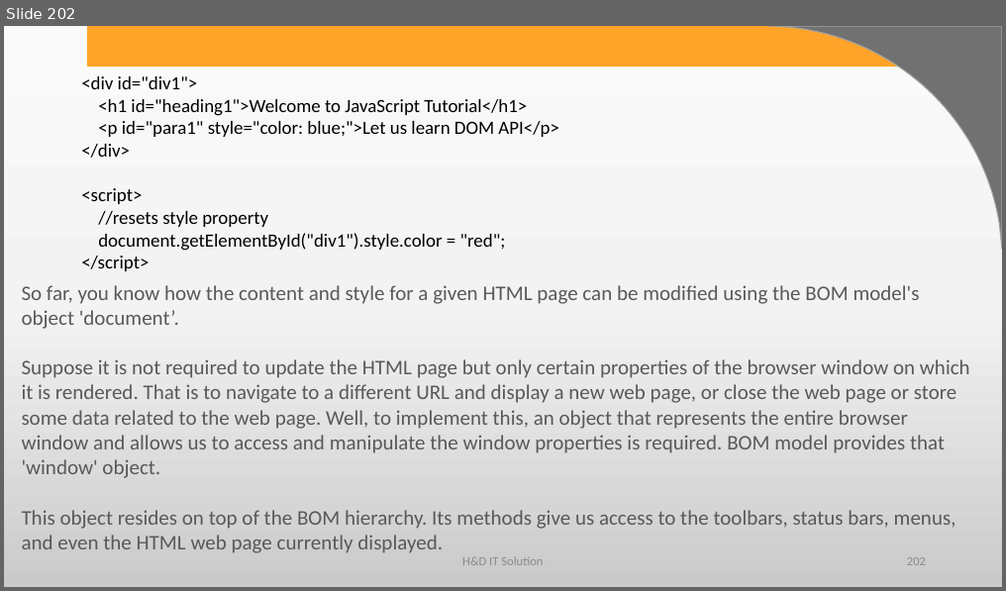
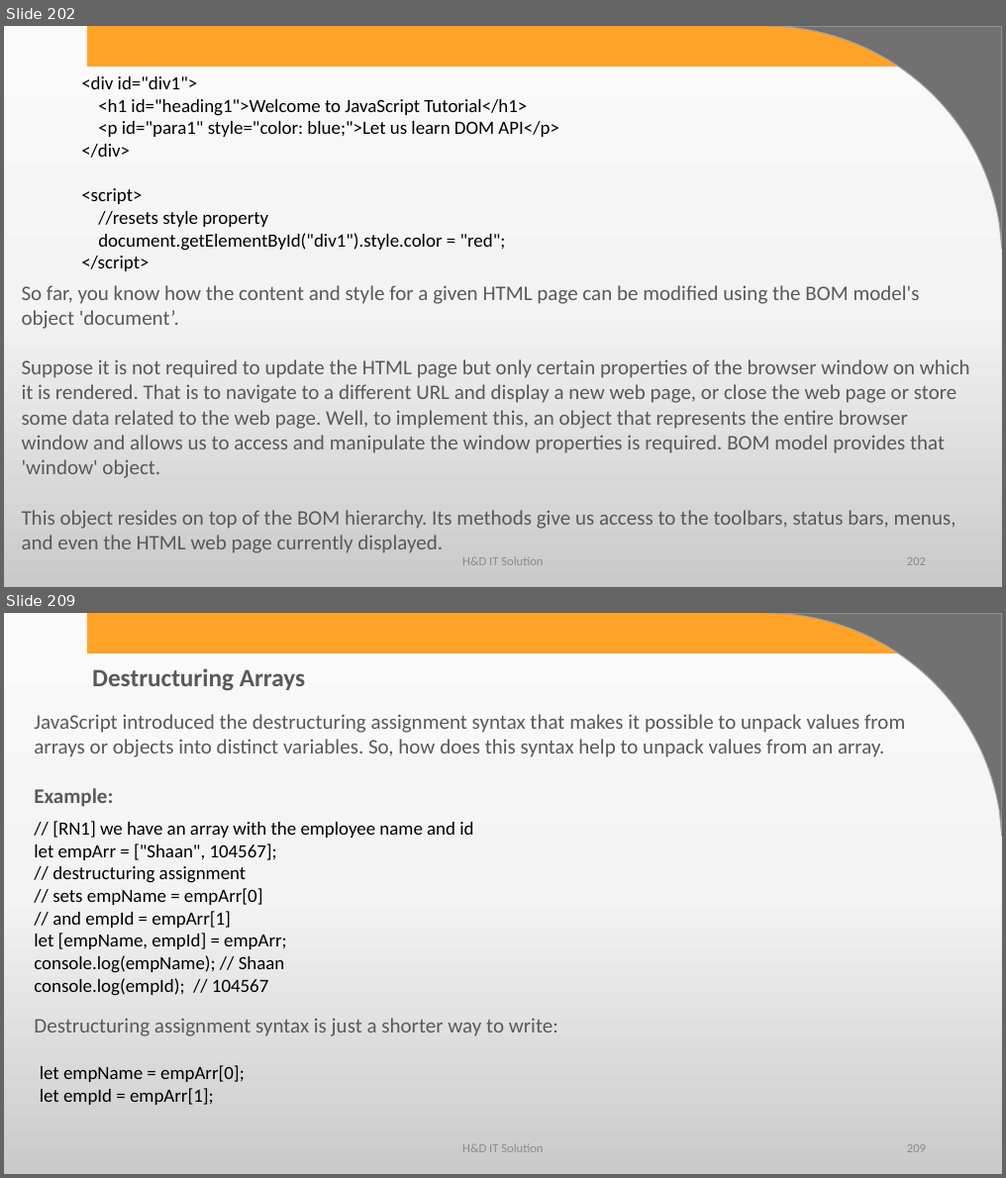
Before and after one commit to harshadasawant/javascript, a slide deck: ppt/JavaScript.pptx. Shown one above the other, each under a label of ours: slide 202 before the commit, slides 202 and 209 after it; the slides between them are not shown. The pictures are 1006x591 and 1006x1178 pixels, drawn with LibreOffice and Linux fonts; fonts in the diff are those of the drawing; background and template pictures are left out. Boxes give left, top, right and bottom in pixels: in the first picture for what was removed or moved away, otherwise in the second. Text is boxed around its words. In the diff, an @@ line names an element or a change of style, - is before the commit and + after.

Commit message:
array

```diff
--- a/ppt/JavaScript.pptx
+++ b/ppt/JavaScript.pptx
@@ slide 209 added at (x1=4, y1=613, x2=1002, y2=1174), background gradient #FBFBFB to #F4F4F4 to #CBCBCB; not listed: 2 template elements that a slide beside it also shows @@
@@ text added at (x1=92, y1=668, x2=305, y2=690), 24 pt, text #595959, bold @@
+Destructuring Arrays
@@ text added at (x1=34, y1=714, x2=905, y2=807), 20 pt, text #595959 @@
+JavaScript introduced the destructuring assignment syntax that makes it possible to unpack values from arrays or objects into distinct variables. So, how does this syntax help to unpack values from an array.
+Example:
@@ text added at (x1=34, y1=821, x2=473, y2=996), 18 pt, text #000000 @@
+// [RN1] we have an array with the employee name and id
+let empArr = ["Shaan", 104567];
+// destructuring assignment
+// sets empName = empArr[0]
+// and empId = empArr[1]
+let [empName, empId] = empArr;
+console.log(empName); // Shaan
+console.log(empId); // 104567
@@ text added at (x1=34, y1=1018, x2=558, y2=1037), 20 pt, text #595959 @@
+Destructuring assignment syntax is just a shorter way to write:
@@ text added at (x1=40, y1=1065, x2=245, y2=1105), 18 pt, text #000000 @@
+let empName = empArr[0];
+let empId = empArr[1];
@@ text added at (x1=462, y1=1145, x2=543, y2=1153), 12 pt, text #8C8C8C @@
+H&D IT Solution
@@ page number added at (x1=907, y1=1145, x2=926, y2=1153), 12 pt, text #8C8C8C @@
+209
```
Also in this commit, not shown: 23 other slides added, 1 other file.
